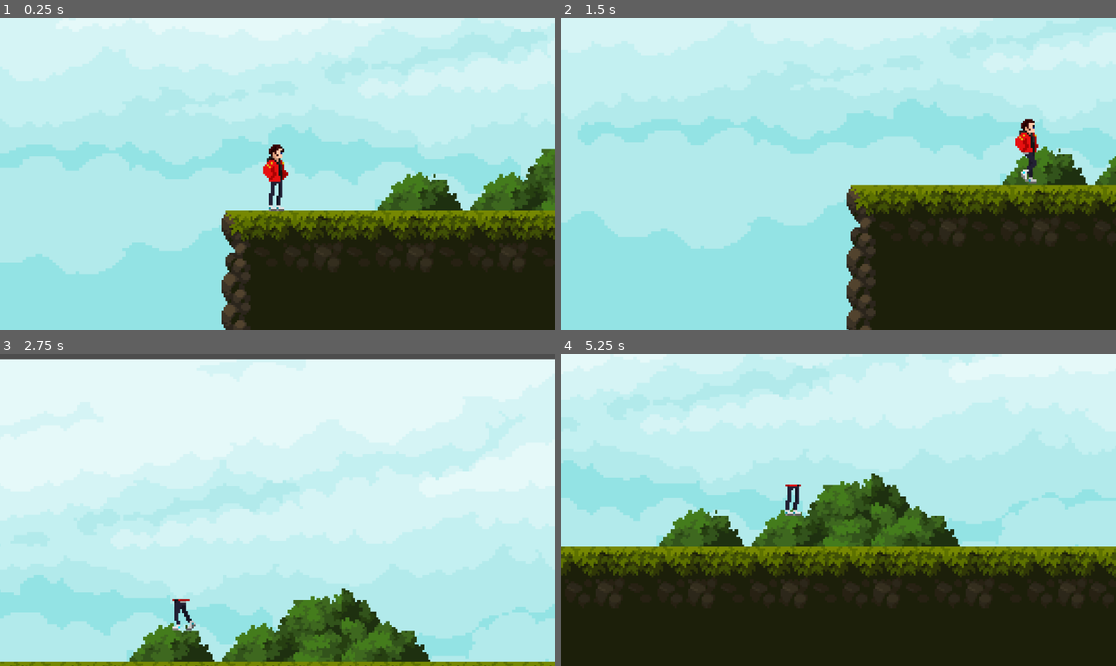
Above: before the commit, frames 1-4 (two rows, left to right).
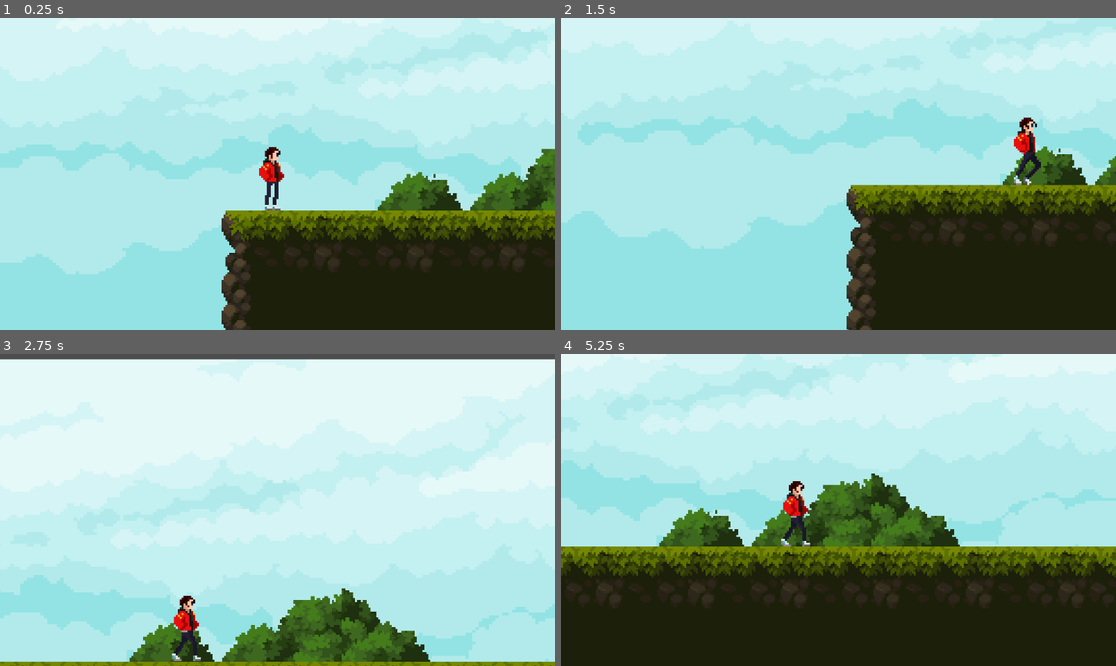
Above: after the commit, the same moments.

Repository: Chackal099/ProjetoPursuit
Game: Godot game, scene res://Levels/test_level.tscn
The game is run twice, just before and just after one commit, with the same random seed, the same clock (stepped at 60 frames per second) and the same inputs.
Inputs (mouse positions are in pixels of both pictures, inside the frame that each line leads up to):
- Up to frame 1 (0.25 s): no input
- Up to frame 2 (1.5 s): move the mouse to (960, 158) at 0.52 s; hold S (crouch) 0.53-1.28 s; hold D (right) from 0.53 s (still down); tap Space (jump) at 0.77 s; tap Shift (run) at 0.8, 1.35 s; move the mouse to (727, 189) at 1.27 s
- Up to frame 3 (2.75 s): tap Space (jump) at 1.52 s; tap S (crouch) at 1.55 s; move the mouse to (333, 441) at 2.02 s; release D (right) at 2.03 s; hold A (left) from 2.03 s (still down); hold S (crouch) from 2.03 s (still down); tap Shift (run) at 2.3 s
- Up to frame 4 (5.25 s): move the mouse to (810, 572) at 2.77 s; release A (left) at 2.78 s; release S (crouch) at 2.78 s; hold D (right) 2.78-4.28 s; tap Shift (run) at 2.85, 3.8, 4.35 s; tap Space (jump) at 3.02, 3.77, 4.52 s; tap S (crouch) at 3.05, 4.55 s; move the mouse to (1005, 556) at 3.52 s; hold S (crouch) 3.53-4.28 s; move the mouse to (672, 463) at 4.27 s; hold A (left) 4.28-5.03 s; move the mouse to (866, 510) at 5.02 s; hold D (right) from 5.03 s (still down); hold S (crouch) from 5.03 s (still down)

The runs differ from the first frame. In frame 1, 0.6% of the frame differs, in the area x 46-52%, y 40-62%; in frame 2, 0.5%; in frame 3, 0.6%; in frame 4, 0.6%.

Commit message:
First Steps State Machine
Made the Animation Node and Animation Tree on the Character Node

Diff:
--- a/Character/player.gd
+++ b/Character/player.gd
@@ -11,6 +11,7 @@
 #@export var double_jump_velocity : float = -100.0
 
 @onready var animated_sprite : AnimatedSprite2D = $AnimatedSprite2D
+@onready var animation_tree : AnimationTree = $AnimationTree
 
 # Get the gravity from the project settings to be synced with RigidBody nodes.
 var gravity = ProjectSettings.get_setting("physics/2d/default_gravity")
@@ -18,6 +19,11 @@
 var animation_locked : bool = false
 var direction : Vector2 = Vector2.ZERO
 var was_in_air : bool = false
+
+
+func _ready():
+	animation_tree.active = true
+
 
 func _physics_process(delta):
 	# Add the gravity.
@@ -71,25 +77,27 @@
 	#showVel()
 
 func update_animation():
-	if not animation_locked:
-		if not is_on_floor():
-			animated_sprite.play("JumpLoop")
-		else:
-			if direction.x != 0 && Input.is_action_pressed("run"):
-				animated_sprite.play("Run")
-				if direction.x != 0 && Input.is_action_pressed("crouch"):
-					animated_sprite.play("Slide")
-				elif direction.x == 0:
-					animated_sprite.play("Crouch")
-			elif direction.x != 0 && Input.is_action_pressed("crouch"):
-				animated_sprite.play("CrouchWalk")
-			elif direction.x != 0:
-				animated_sprite.play("Walk")
+	animation_tree.set("parameters/Move/blend_position", direction.x)
 
-			else:
-				animated_sprite.play("Idle")
-				if direction.x == 0 && Input.is_action_pressed("crouch"):
-					animated_sprite.play("Crouch")
+#	if not animation_locked:
+#		if not is_on_floor():
+#			animated_sprite.play("JumpLoop")
+#		else:
+#			if direction.x != 0 && Input.is_action_pressed("run"):
+#				animated_sprite.play("Run")
+#				if direction.x != 0 && Input.is_action_pressed("crouch"):
+#					animated_sprite.play("Slide")
+#				elif direction.x == 0:
+#					animated_sprite.play("Crouch")
+#			elif direction.x != 0 && Input.is_action_pressed("crouch"):
+#				animated_sprite.play("CrouchWalk")
+#			elif direction.x != 0:
+#				animated_sprite.play("Walk")
+#
+#			else:
+#				animated_sprite.play("Idle")
+#				if direction.x == 0 && Input.is_action_pressed("crouch"):
+#					animated_sprite.play("Crouch")
 
 
 func update_facing_direction():
--- a/Character/player2.tscn
+++ b/Character/player2.tscn
@@ -1,9 +1,11 @@
-[gd_scene load_steps=42 format=3 uid="uid://ddbjwbtrv8b2i"]
+[gd_scene load_steps=54 format=3 uid="uid://ddbjwbtrv8b2i"]
 
 [ext_resource type="Texture2D" uid="uid://b5flr20bgdxqf" path="res://Art/ANIMACAO/noGun-Sheet (2).png" id="1_s11c5"]
 [ext_resource type="Script" path="res://Character/player.gd" id="1_u2umo"]
 [ext_resource type="Texture2D" uid="uid://crgk61yl74yhb" path="res://Art/ANIMACAO/Ducking.png" id="2_2wwrm"]
 [ext_resource type="Texture2D" uid="uid://ds4e31d32kbv7" path="res://Art/ANIMACAO/Slide.png" id="4_hui53"]
+[ext_resource type="Texture2D" uid="uid://c86xuqvn8124l" path="res://Art/ANIMACAO/new-idle.png" id="5_34641"]
+[ext_resource type="Texture2D" uid="uid://cn5lrgs8h2rpq" path="res://Art/ANIMACAO/walk-no-gun.png" id="6_svb2c"]
 
 [sub_resource type="CapsuleShape2D" id="CapsuleShape2D_03l52"]
 radius = 7.0
@@ -302,6 +304,161 @@
 "speed": 10.0
 }]
 
+[sub_resource type="Animation" id="Animation_wnusp"]
+resource_name = "Idle"
+length = 0.3
+loop_mode = 1
+tracks/0/type = "value"
+tracks/0/imported = false
+tracks/0/enabled = true
+tracks/0/path = NodePath("Sprite2D:texture")
+tracks/0/interp = 1
+tracks/0/loop_wrap = true
+tracks/0/keys = {
+"times": PackedFloat32Array(0),
+"transitions": PackedFloat32Array(1),
+"update": 1,
+"values": [ExtResource("5_34641")]
+}
+tracks/1/type = "value"
+tracks/1/imported = false
+tracks/1/enabled = true
+tracks/1/path = NodePath("Sprite2D:hframes")
+tracks/1/interp = 1
+tracks/1/loop_wrap = true
+tracks/1/keys = {
+"times": PackedFloat32Array(0),
+"transitions": PackedFloat32Array(1),
+"update": 1,
+"values": [3]
+}
+tracks/2/type = "value"
+tracks/2/imported = false
+tracks/2/enabled = true
+tracks/2/path = NodePath("Sprite2D:frame")
+tracks/2/interp = 1
+tracks/2/loop_wrap = true
+tracks/2/keys = {
+"times": PackedFloat32Array(0, 0.1, 0.2),
+"transitions": PackedFloat32Array(1, 1, 1),
+"update": 1,
+"values": [0, 1, 2]
+}
+
+[sub_resource type="Animation" id="Animation_oiexo"]
+length = 0.001
+tracks/0/type = "value"
+tracks/0/imported = false
+tracks/0/enabled = true
+tracks/0/path = NodePath("Sprite2D:hframes")
+tracks/0/interp = 1
+tracks/0/loop_wrap = true
+tracks/0/keys = {
+"times": PackedFloat32Array(0),
+"transitions": PackedFloat32Array(1),
+"update": 1,
+"values": [1]
+}
+tracks/1/type = "value"
+tracks/1/imported = false
+tracks/1/enabled = true
+tracks/1/path = NodePath("Sprite2D:frame")
+tracks/1/interp = 1
+tracks/1/loop_wrap = true
+tracks/1/keys = {
+"times": PackedFloat32Array(0),
+"transitions": PackedFloat32Array(1),
+"update": 1,
+"values": [0]
+}
+tracks/2/type = "value"
+tracks/2/imported = false
+tracks/2/enabled = true
+tracks/2/path = NodePath("Sprite2D:texture")
+tracks/2/interp = 1
+tracks/2/loop_wrap = true
+tracks/2/keys = {
+"times": PackedFloat32Array(0),
+"transitions": PackedFloat32Array(1),
+"update": 1,
+"values": [ExtResource("5_34641")]
+}
+
+[sub_resource type="Animation" id="Animation_u5maj"]
+resource_name = "Walk"
+length = 0.5
+loop_mode = 1
+tracks/0/type = "value"
+tracks/0/imported = false
+tracks/0/enabled = true
+tracks/0/path = NodePath("Sprite2D:texture")
+tracks/0/interp = 1
+tracks/0/loop_wrap = true
+tracks/0/keys = {
+"times": PackedFloat32Array(0),
+"transitions": PackedFloat32Array(1),
+"update": 1,
+"values": [ExtResource("6_svb2c")]
+}
+tracks/1/type = "value"
+tracks/1/imported = false
+tracks/1/enabled = true
+tracks/1/path = NodePath("Sprite2D:hframes")
+tracks/1/interp = 1
+tracks/1/loop_wrap = true
+tracks/1/keys = {
+"times": PackedFloat32Array(0),
+"transitions": PackedFloat32Array(1),
+"update": 1,
+"values": [6]
+}
+tracks/2/type = "value"
+tracks/2/imported = false
+tracks/2/enabled = true
+tracks/2/path = NodePath("Sprite2D:frame")
+tracks/2/interp = 1
+tracks/2/loop_wrap = true
+tracks/2/keys = {
+"times": PackedFloat32Array(0, 0.1, 0.2, 0.3, 0.4),
+"transitions": PackedFloat32Array(1, 1, 1, 1, 1),
+"update": 1,
+"values": [0, 1, 2, 3, 4]
+}
+
+[sub_resource type="AnimationLibrary" id="AnimationLibrary_g56m7"]
+_data = {
+"Idle": SubResource("Animation_wnusp"),
+"RESET": SubResource("Animation_oiexo"),
+"Walk": SubResource("Animation_u5maj")
+}
+
+[sub_resource type="AnimationNodeAnimation" id="AnimationNodeAnimation_425kh"]
+animation = &"Idle"
+
+[sub_resource type="AnimationNodeAnimation" id="AnimationNodeAnimation_qr5vd"]
+animation = &"Walk"
+
+[sub_resource type="AnimationNodeAnimation" id="AnimationNodeAnimation_kw28i"]
+animation = &"Walk"
+
+[sub_resource type="AnimationNodeBlendSpace1D" id="AnimationNodeBlendSpace1D_bsnls"]
+blend_point_0/node = SubResource("AnimationNodeAnimation_425kh")
+blend_point_0/pos = 0.0
+blend_point_1/node = SubResource("AnimationNodeAnimation_qr5vd")
+blend_point_1/pos = -1.0
+blend_point_2/node = SubResource("AnimationNodeAnimation_kw28i")
+blend_point_2/pos = 1.0
+blend_mode = 1
+
+[sub_resource type="AnimationNodeStateMachineTransition" id="AnimationNodeStateMachineTransition_ffhad"]
+advance_mode = 2
+
+[sub_resource type="AnimationNodeStateMachine" id="AnimationNodeStateMachine_vpnyb"]
+states/Move/node = SubResource("AnimationNodeBlendSpace1D_bsnls")
+states/Move/position = Vector2(466, 112)
+states/Start/position = Vector2(163, 100)
+transitions = ["Start", "Move", SubResource("AnimationNodeStateMachineTransition_ffhad")]
+
 [node name="CharacterBody2D" type="CharacterBody2D"]
 script = ExtResource("1_u2umo")
 
@@ -310,10 +467,25 @@
 shape = SubResource("CapsuleShape2D_03l52")
 
 [node name="AnimatedSprite2D" type="AnimatedSprite2D" parent="."]
+visible = false
 position = Vector2(0, 3)
 scale = Vector2(1, 1.01563)
 sprite_frames = SubResource("SpriteFrames_ehi3x")
 animation = &"Slide"
 autoplay = "Idle"
 
+[node name="Sprite2D" type="Sprite2D" parent="."]
+position = Vector2(0, 3)
+texture = ExtResource("5_34641")
+
+[node name="AnimationPlayer" type="AnimationPlayer" parent="."]
+libraries = {
+"": SubResource("AnimationLibrary_g56m7")
+}
+
+[node name="AnimationTree" type="AnimationTree" parent="."]
+tree_root = SubResource("AnimationNodeStateMachine_vpnyb")
+anim_player = NodePath("../AnimationPlayer")
+parameters/Move/blend_position = 0.0
+
 [connection signal="animation_finished" from="AnimatedSprite2D" to="." method="_on_animated_sprite_2d_animation_finished"]
Binary file added: Art/ANIMACAO/new-idle.png
Not shown, added: Art/ANIMACAO/new-idle.png.import
Binary file added: Art/ANIMACAO/new-run-no-gun.png
Not shown, added: Art/ANIMACAO/new-run-no-gun.png.import
Binary file added: Art/ANIMACAO/walk-no-gun.png
Not shown, added: Art/ANIMACAO/walk-no-gun.png.import
